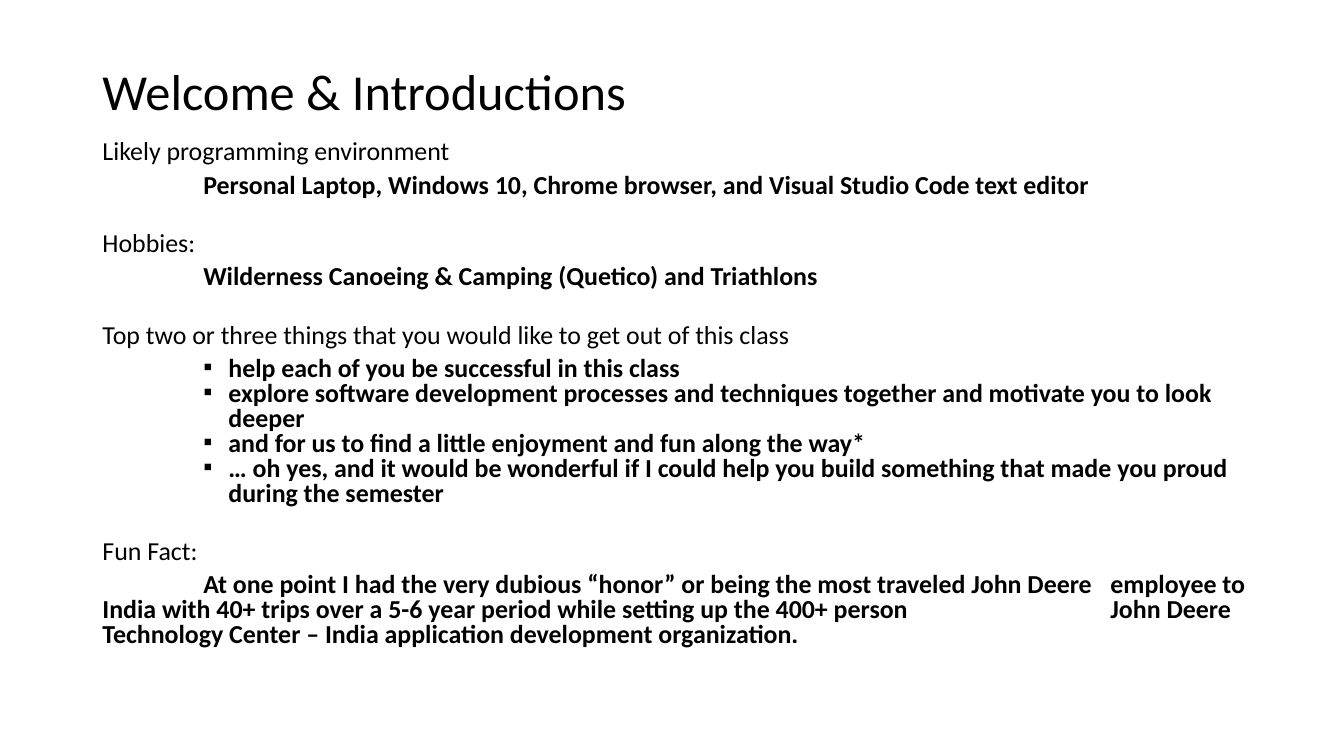
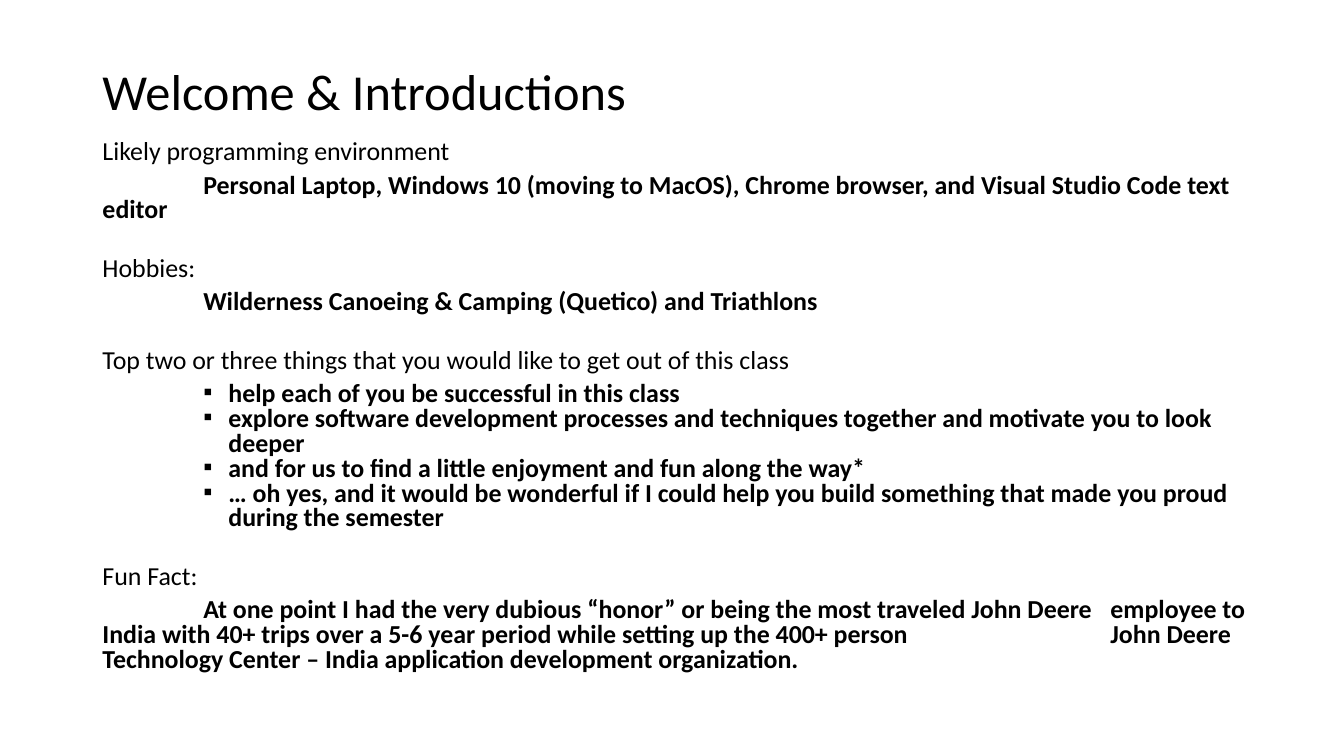
Before and after one commit to EricJPogue/CPSC-24500, a slide deck: slide 8 of lecture-slides/2019-08-26.pptx. Drawn at 1344x756 pixels with LibreOffice and Linux fonts; fonts in the diff are those of the drawing. Boxes give left, top, right and bottom in pixels: in the first picture for what was removed or moved away, otherwise in the second. Text is boxed around its words. In the diff, an @@ line names an element or a change of style, - is before the commit and + after.

```diff
--- a/lecture-slides/2019-08-26.pptx
+++ b/lecture-slides/2019-08-26.pptx
@@ text at [102, 175, 1229, 219]: text changed @@
-Personal Laptop, Windows 10, Chrome browser, and Visual Studio Code text editor
+Personal Laptop, Windows 10 (moving to MacOS), Chrome browser, and Visual Studio Code text editor
```
Also in this commit, not shown: 4 other slides changed.
